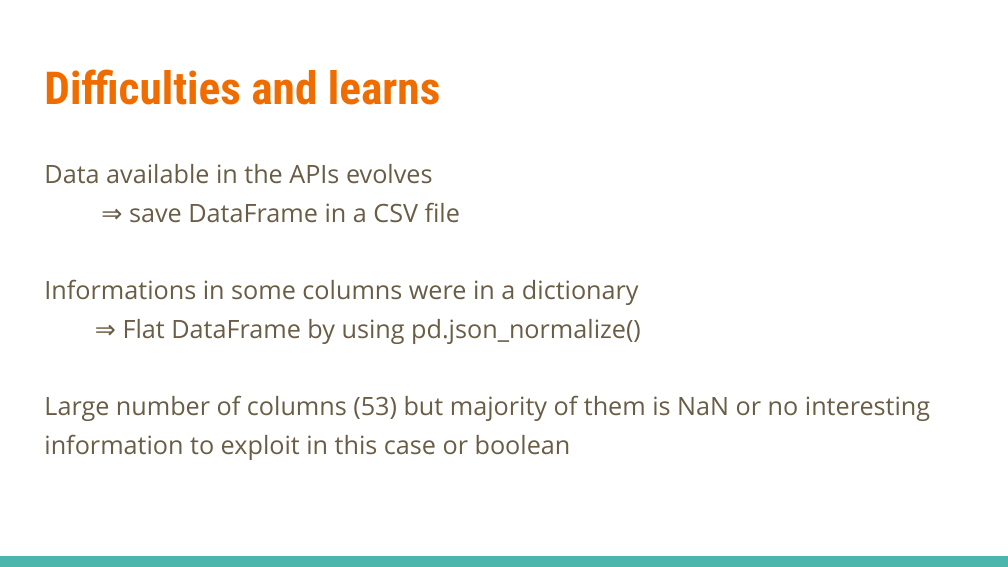
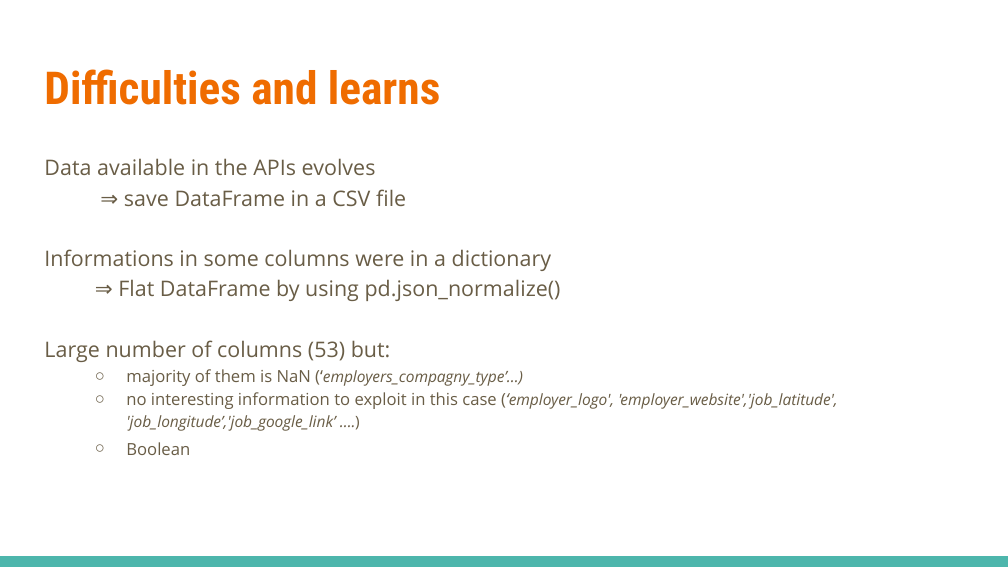
Before and after one commit to Niameyzy/projet_Api, a slide deck: slide 3 of API JSeach projet.pptx. Drawn at 1008x567 pixels with LibreOffice and Linux fonts; fonts in the diff are those of the drawing. Boxes give left, top, right and bottom in pixels: in the first picture for what was removed or moved away, otherwise in the second. Text is boxed around its words. In the diff, an @@ line names an element or a change of style, - is before the commit and + after.

```diff
--- a/API JSeach projet.pptx
+++ b/API JSeach projet.pptx
@@ text at box(44, 158, 561, 301): size 18 to 15.3 pt in "Data available in the APIs evolves", "⇒ save DataFrame in a CSV file", "Informations in some columns were in a ...", "⇒ Flat DataFrame by using pd.json_normalize()"; line spacing 1.29 to 1.19 @@
@@ text at box(44, 340, 838, 455): text changed; size 18 to 11.1 pt; italic on @@
-Large number of columns (53) but majority of them is NaN or no interesting information to exploit in this case or boolean
+Large number of columns (53) but:
+  ○ majority of them is NaN (‘employers_compagny_type’…)
+  ○ no interesting information to exploit in this case (‘employer_logo', 'employer_website','job_latitude', 'job_longitude’,'job_google_link’ ….)
+  ○ Boolean
```
Also in this commit, not shown: 2 other slides changed, 1 slide added.
